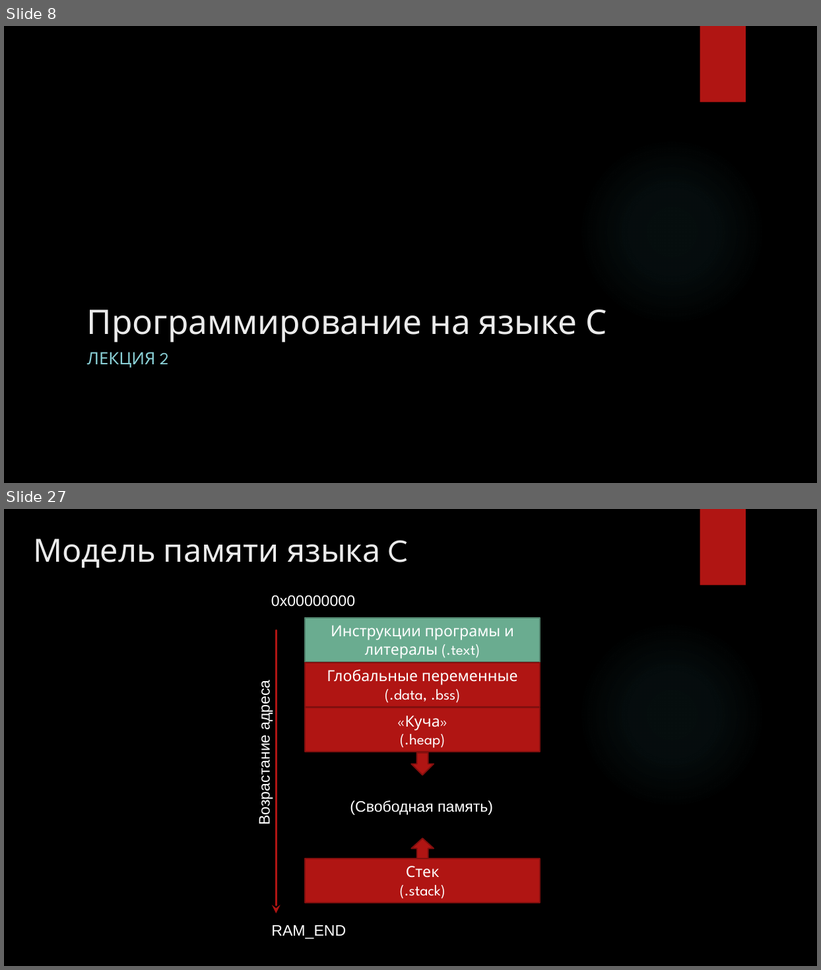
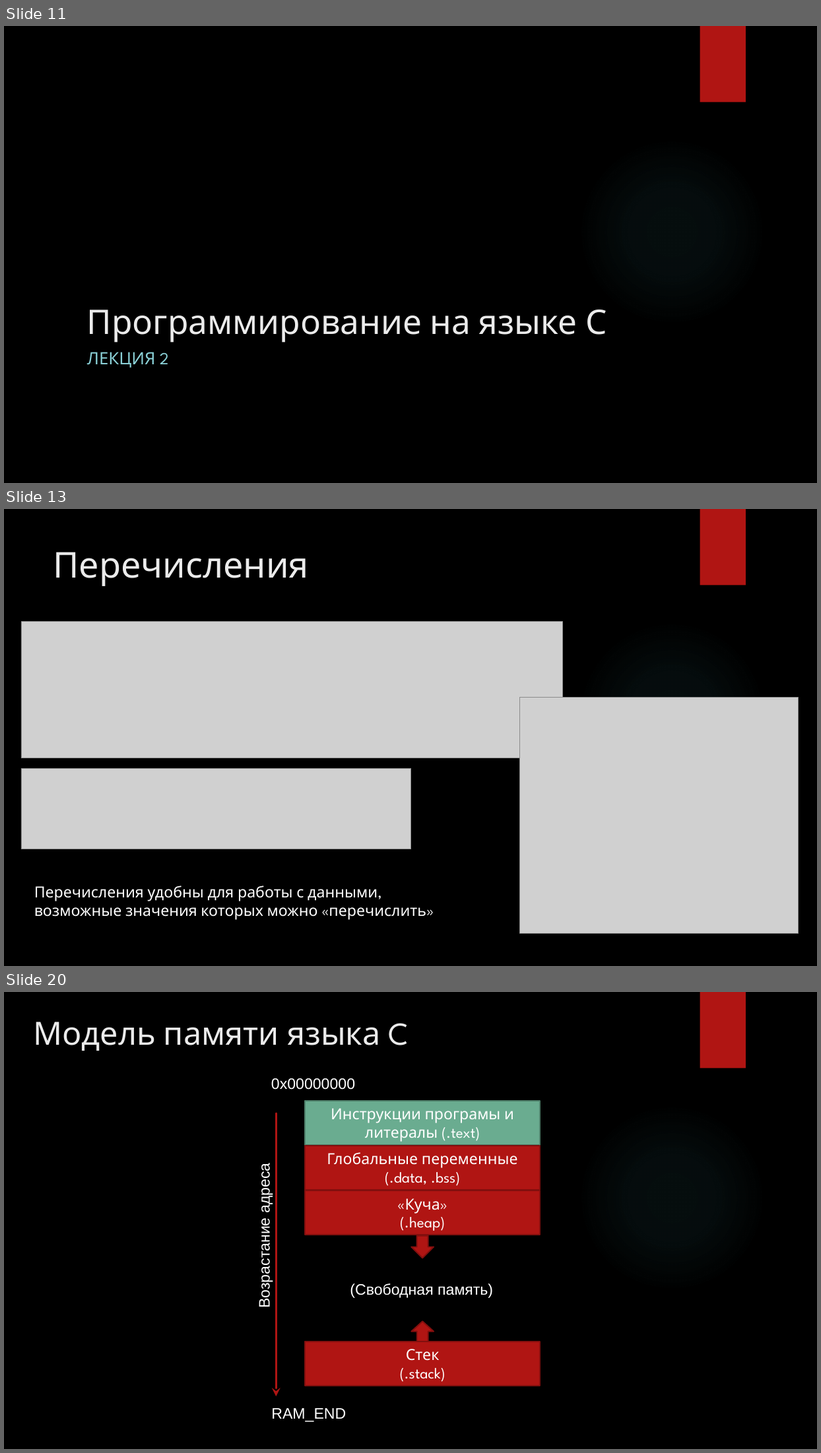
Before and after one commit to cansat-rsce/Organisation, a slide deck: лекции/Лекция2. Программирование на языке С (продолжение).pptx. Shown one above the other, each under a label of ours: slides 8 and 27 before the commit, slides 11, 13 and 20 after it; the slides between them are not shown. The pictures are 821x970 and 821x1453 pixels, drawn with LibreOffice and Linux fonts; fonts in the diff are those of the drawing; grey boxes stand for pictures; background and template pictures are left out. Boxes give left, top, right and bottom in pixels: in the first picture for what was removed or moved away, otherwise in the second. Text is boxed around its words. In the diff, an @@ line names an element or a change of style, - is before the commit and + after.

```diff
--- a/лекции/Лекция2. Программирование на языке С (продолжение).pptx
+++ b/лекции/Лекция2. Программирование на языке С (продолжение).pptx
@@ slide 13 added at [4, 509, 817, 966], background picture (left out); not listed: 2 template elements that a slide beside it also shows @@
@@ title added at [54, 552, 309, 586], 42 pt, text #EBEBEB @@
+Перечисления
@@ picture added at [21, 622, 564, 758] @@
@@ picture added at [520, 698, 798, 934] @@
@@ picture added at [21, 769, 411, 850] @@
@@ text added at [34, 886, 426, 920], 18 pt, text #FFFFFF @@
+Перечисления удобны для работы с данными, возможные значения которых можно «перечислить»
@@ what was slide 8 is now slide 11 @@
@@ what was slide 27 is now slide 20 @@
```
Also in this commit, not shown: 7 slides changed, 12 other slides added, 20 slides removed, 2 other files.
